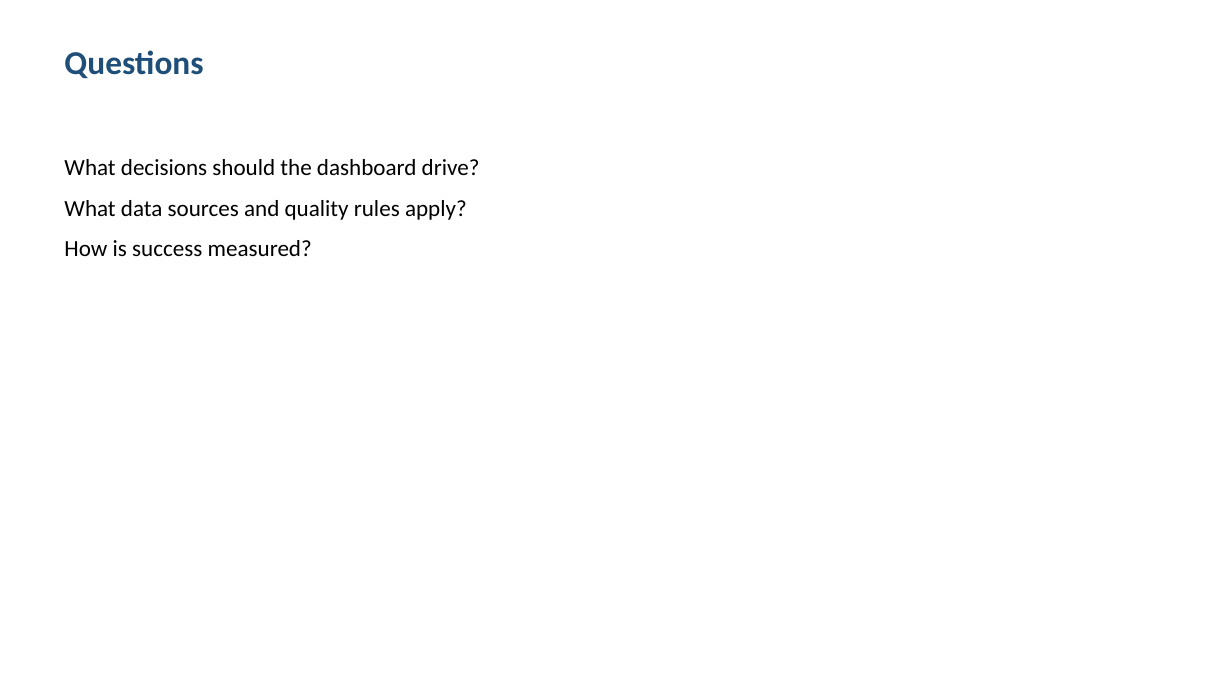
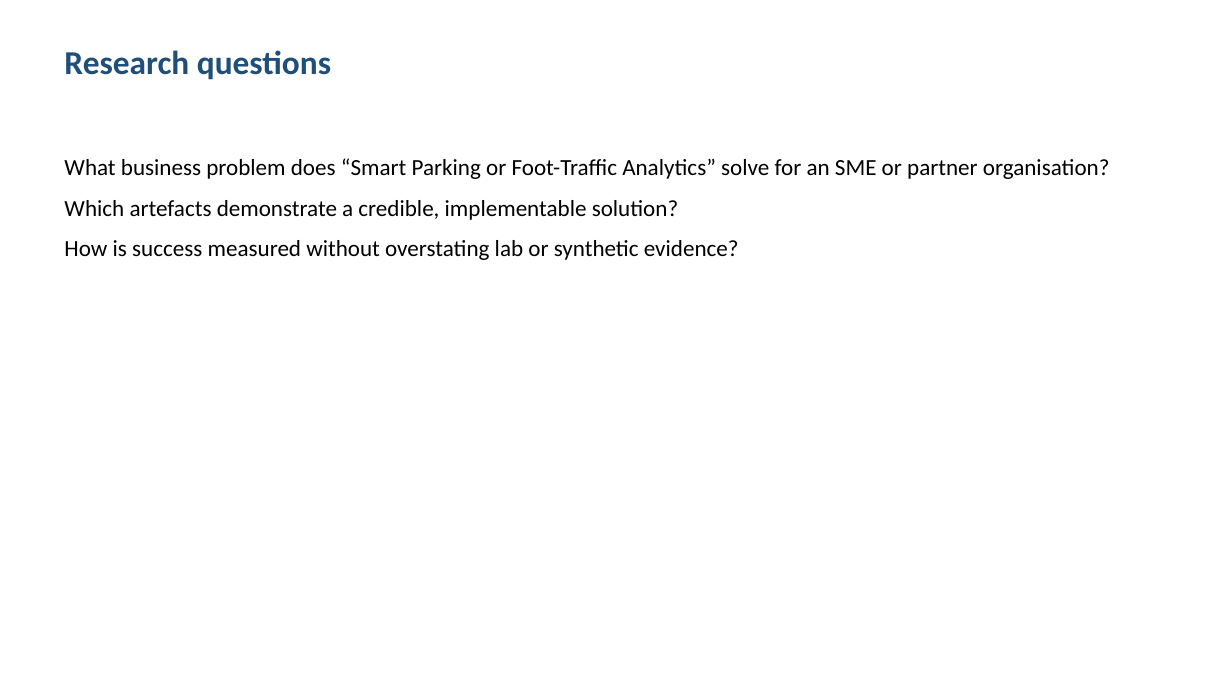
Before and after one commit to shohrabniaz/smart-parking-or-foot-traffic-analytics, a slide deck: slide 2 of Final_Submission/02_Presentation.pptx. Drawn at 1232x693 pixels with LibreOffice and Linux fonts; fonts in the diff are those of the drawing. Boxes give left, top, right and bottom in pixels: in the first picture for what was removed or moved away, otherwise in the second. Text is boxed around its words. In the diff, an @@ line names an element or a change of style, - is before the commit and + after.

```diff
--- a/Final_Submission/02_Presentation.pptx
+++ b/Final_Submission/02_Presentation.pptx
@@ text at <box>64,50,331,80</box>: text changed @@
-Questions
+Research questions
@@ text at <box>64,158,1110,260</box>: text changed @@
-What decisions should the dashboard drive?
-What data sources and quality rules apply?
-How is success measured?
+What business problem does “Smart Parking or Foot-Traffic Analytics” solve for an SME or partner organisation?
+Which artefacts demonstrate a credible, implementable solution?
+How is success measured without overstating lab or synthetic evidence?
```
Also in this commit, not shown: 3 other slides changed, 12 other files.
